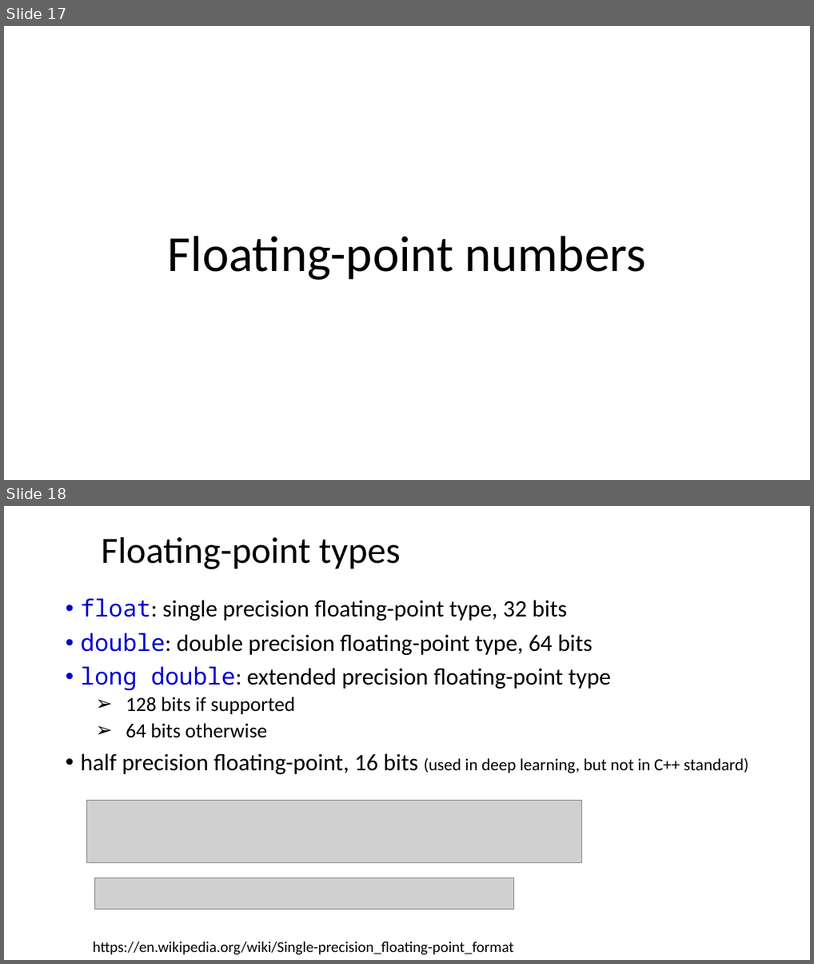
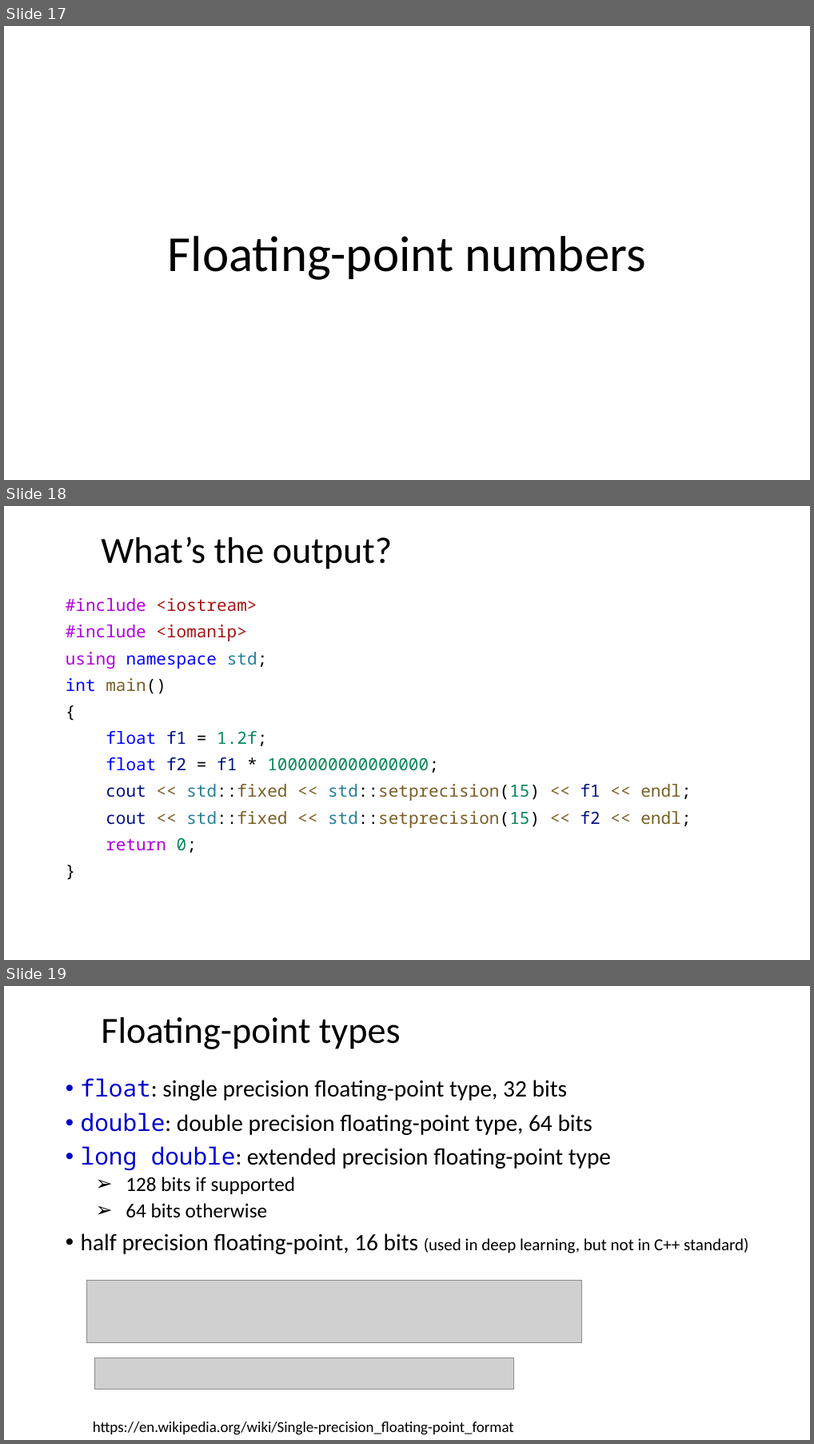
Before and after one commit to dayekuaipao/CPPLearning, a slide deck: week02/Lecture02.pptx. Shown one above the other, each under a label of ours: slides 17 and 18 before the commit, slides 17, 18 and 19 after it. The pictures are 814x964 and 814x1444 pixels, drawn with LibreOffice and Linux fonts; fonts in the diff are those of the drawing; grey boxes stand for pictures; background and template pictures are left out. Boxes give left, top, right and bottom in pixels: in the first picture for what was removed or moved away, otherwise in the second. Text is boxed around its words. In the diff, an @@ line names an element or a change of style, - is before the commit and + after.

```diff
--- a/week02/Lecture02.pptx
+++ b/week02/Lecture02.pptx
@@ slide 18 added at (4, 506, 810, 960), background #FFFFFF @@
@@ title added at (101, 536, 392, 569), 44 pt, text #000000 @@
+What’s the output?
@@ text added at (66, 598, 691, 852), 20 pt, text #795E26 @@
+#include <iostream>
+#include <iomanip>
+using namespace std;
+int main()
+{
+float f1 = 1.2f;
+float f2 = f1 * 1000000000000000;
+cout << std::fixed << std::setprecision(15) << f1 << endl;
+cout << std::fixed << std::setprecision(15) << f2 << endl;
+return 0;
+}
@@ what was slide 18 is now slide 19 @@
```
Also in this commit, not shown: 5 slides changed, 12 other files.
